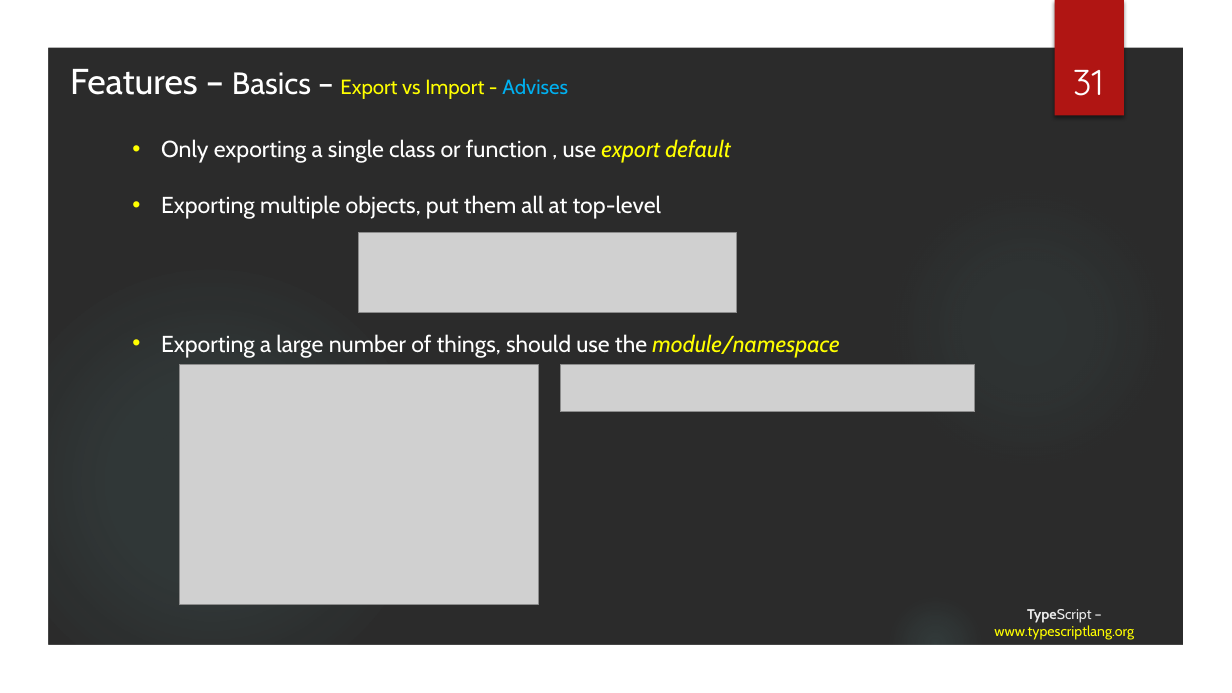
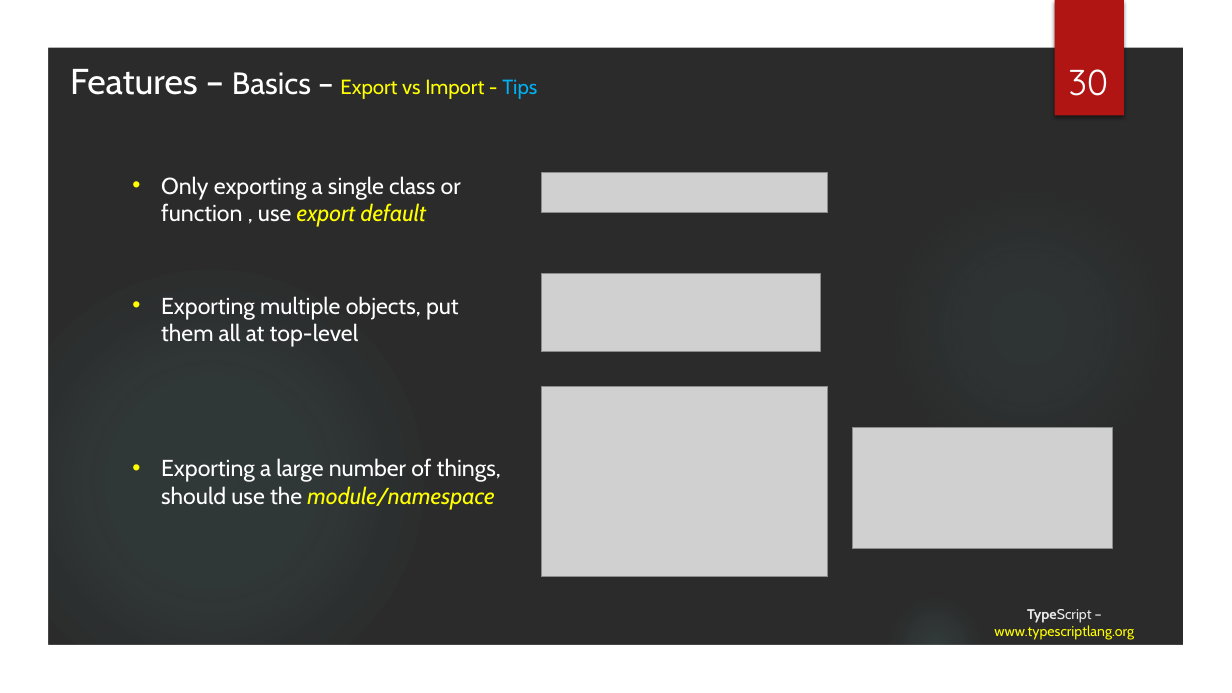
Before and after one commit to tainhx/SSFE, a slide deck: slide 30 of TypeScript.pptx (slide 31 before the commit). Drawn at 1232x693 pixels with LibreOffice and Linux fonts; fonts in the diff are those of the drawing; grey boxes stand for pictures; background and template pictures are left out; a plain dark background stands for a picture behind light text. Boxes give left, top, right and bottom in pixels: in the first picture for what was removed or moved away, otherwise in the second. Text is boxed around its words. In the diff, an @@ line names an element or a change of style, - is before the commit and + after.

Commit message:
Finish slides for Basics (waiting review......)

```diff
--- a/TypeScript.pptx
+++ b/TypeScript.pptx
@@ text at (70,69,537,99): text changed @@
-Features – Basics – Export vs Import - Advises
+Features – Basics – Export vs Import - Tips
@@ page number at (1068,69,1108,96): text changed @@
-31
+30
@@ text "Only exporting a single class ...": place and size @@
-text "Only exporting a single class ..." at (161,139,839,358)
+text "Only exporting a single class ..." at (161,176,461,227)
@@ picture added at (542,173,828,213) @@
@@ text at (161,195,839,358): paragraphs removed @@
-• Exporting multiple objects, put them all at top-level
-• Exporting a large number of things, should use the module/namespace
@@ picture removed at (359,233,737,312) @@
@@ text added at (161,296,459,347), 18 pt, text #FFFFFF @@
+• Exporting multiple objects, put them all at top-level
@@ picture added at (542,274,821,351) @@
@@ picture removed at (179,365,539,604) @@
@@ picture added at (542,386,828,577) @@
@@ picture removed at (560,365,975,412) @@
@@ picture added at (853,427,1113,548) @@
@@ text added at (161,458,501,510), 18 pt, text #FFFFFF @@
+• Exporting a large number of things, should use the module/namespace
```
Also in this commit, not shown: 12 other slides changed, 2 slides added, 1 slide removed.
